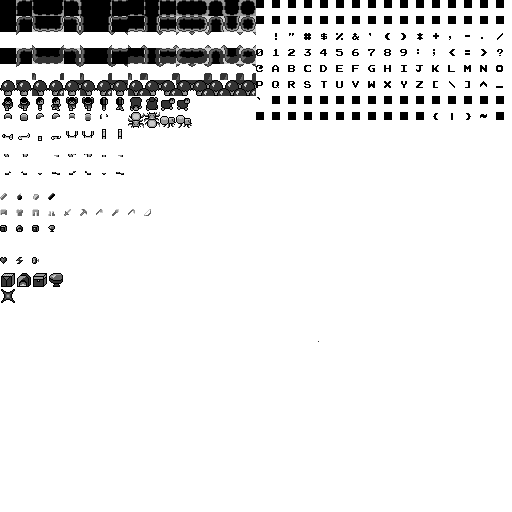
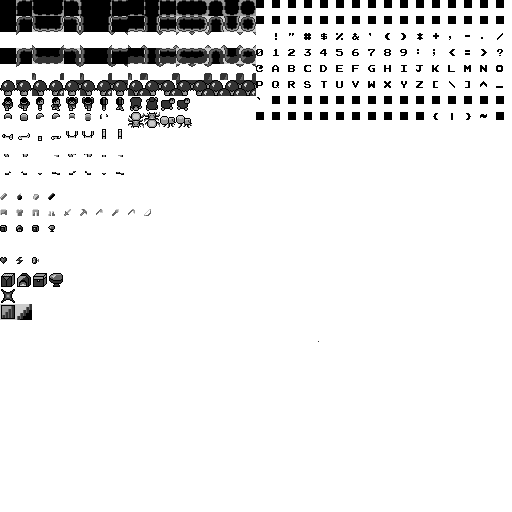
Comparing the layer stacks of the two (512, 512) images. Changes:
painted on "spritesheet.png" over (0, 304, 32, 320)
